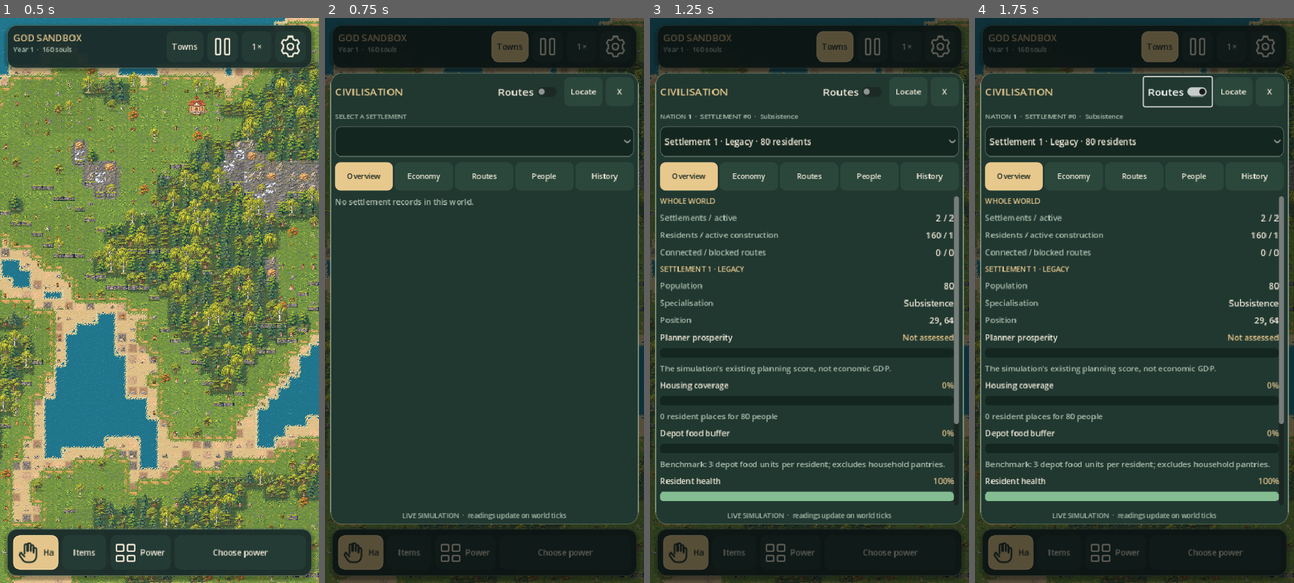
Above: before the commit, frames 1-4 (left to right).
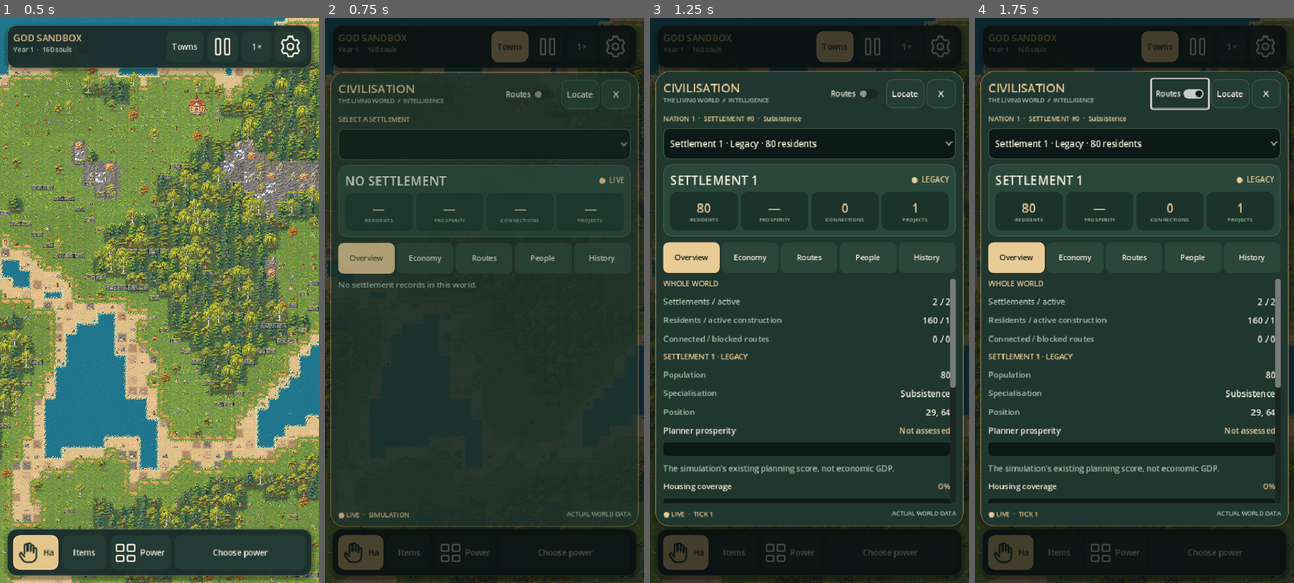
Above: after the commit, the same moments.

Repository: sebbbbrrrr/God-sandbox
Game: Godot game, scene res://scenes/world.tscn
Two runs of this game, one before a commit and one after it. Both use one fixed random seed, a clock stepped at 60 frames per second and the inputs below.
Inputs:
- Up to frame 1 (0.5 s): no input
- Up to frame 2 (0.75 s): click "Towns" at 0.5 s
- Up to frame 3 (1.25 s): no input
- Up to frame 4 (1.75 s): click "Routes" at 1.25 s

Frame 1 is identical in both runs. In frame 2, 6.7% of the frame differs, in the area x 1-99%, y 9-91%; in frame 3, 16%; in frame 4, 16%, in the area x 0-100%, y 9-91%.

Commit message:
feat(ui): rebuild observatory shell with editorial hero, adaptive layout and polished panel transitions

Diff:
--- a/scripts/ui/civilisation_dashboard.gd
+++ b/scripts/ui/civilisation_dashboard.gd
@@ -6,12 +6,13 @@
 signal route_visibility_changed(enabled: bool)
 
 const Insights = preload("res://scripts/ui/civilisation_insights.gd")
-const DARK := Color("#142620")
-const SURFACE := Color("#213831")
-const RAISED := Color("#2b473c")
-const GOLD := Color("#e7c88d")
-const IVORY := Color("#f5eddc")
-const MUTED := Color("#adbfaf")
+const Motion = preload("res://scripts/ui/premium_motion.gd")
+const DARK := Color("#0d1916")
+const SURFACE := Color("#162a24")
+const RAISED := Color("#2b463a")
+const GOLD := Color("#e9cb95")
+const IVORY := Color("#f8f1e3")
+const MUTED := Color("#aac0ad")
 const GOOD := Color("#83bd91")
 const WARNING := Color("#d7ae72")
 const DANGER := Color("#df8e81")
@@ -33,6 +34,15 @@
 var scroller: ScrollContainer
 var content: VBoxContainer
 var heading: Label
+var hero: PanelContainer
+var hero_name: Label
+var hero_status: Label
+var hero_values: Array[Label] = []
+var live_caption: Label
+var current_group: VBoxContainer
+var reduced_motion := false
+var panel_tween: Tween
+var animate_content := false
 
 func setup(source: RefCounted) -> void:
     world = source
@@ -50,10 +60,12 @@
     var box := StyleBoxFlat.new()
     box.bg_color = color
     box.set_corner_radius_all(radius)
-    box.set_content_margin_all(7)
+    box.set_content_margin_all(10)
+    box.anti_aliasing = true
+    box.anti_aliasing_size = 0.7
     if border:
         box.set_border_width_all(1)
-        box.border_color = Color("#829682", 0.48)
+        box.border_color = Color("#829682", 0.35)
     return box
 
 
@@ -74,10 +86,11 @@
     node.add_theme_color_override("font_color", IVORY)
     node.add_theme_color_override("font_hover_color", IVORY)
     node.add_theme_font_size_override("font_size", 12)
-    node.add_theme_stylebox_override("normal", _style(RAISED, 9))
-    node.add_theme_stylebox_override("hover", _style(Color("#3e5e4c"), 9))
-    node.add_theme_stylebox_override("pressed", _style(Color("#58715b"), 9))
-    node.add_theme_stylebox_override("focus", StyleBoxEmpty.new())
+    node.add_theme_stylebox_override("normal", Motion.action())
+    node.add_theme_stylebox_override("hover", Motion.action(false, true))
+    node.add_theme_stylebox_override("pressed", Motion.action(true))
+    node.add_theme_stylebox_override("focus", _style(Color("#426b53", 0.28), 11, true))
+    Motion.attach(node, func() -> bool: return not reduced_motion)
     return node
 
 
@@ -87,7 +100,7 @@
     root.mouse_filter = Control.MOUSE_FILTER_IGNORE
     add_child(root)
     shade = ColorRect.new()
-    shade.color = Color(0.015, 0.03, 0.028, 0.63)
+    shade.color = Color(0.015, 0.03, 0.028, 0.72)
     shade.mouse_filter = Control.MOUSE_FILTER_STOP
     shade.visible = false
     root.add_child(shade)
@@ -97,7 +110,7 @@
     )
     sheet = PanelContainer.new()
     sheet.name = "CivilisationSheet"
-    sheet.add_theme_stylebox_override("panel", _style(SURFACE, 17, true))
+    sheet.add_theme_stylebox_override("panel", Motion.surface(true, 20, true))
     sheet.mouse_filter = Control.MOUSE_FILTER_STOP
     sheet.visible = false
     root.add_child(sheet)
@@ -108,14 +121,20 @@
     var headline := HBoxContainer.new()
     headline.add_theme_constant_override("separation", 4)
     layout.add_child(headline)
-    var title := _label("CIVILISATION", 16, GOLD)
-    title.size_flags_horizontal = Control.SIZE_EXPAND_FILL
-    headline.add_child(title)
+    var brand := VBoxContainer.new()
+    brand.size_flags_horizontal = Control.SIZE_EXPAND_FILL
+    brand.add_theme_constant_override("separation", -1)
+    headline.add_child(brand)
+    brand.add_child(_label("CIVILISATION", 18, GOLD))
+    brand.add_child(_label("THE LIVING WORLD  /  INTELLIGENCE", 9, MUTED))
     map_button = CheckButton.new()
     map_button.text = "Routes"
     map_button.tooltip_text = "Draw real road connections and settlement markers on the world"
     map_button.custom_minimum_size = Vector2(78, 44)
     map_button.add_theme_color_override("font_color", IVORY)
+    map_button.add_theme_color_override("font_pressed_color", GOLD)
+    map_button.add_theme_font_size_override("font_size", 11)
+    Motion.attach(map_button, func() -> bool: return not reduced_motion)
     headline.add_child(map_button)
     map_button.toggled.connect(_on_map_toggled)
     var focus := _button("Locate", 58)
@@ -125,7 +144,7 @@
     dismiss.pressed.connect(close)
     headline.add_child(dismiss)
 
-    heading = _label("SELECT A SETTLEMENT", 10, MUTED)
+    heading = _label("SELECT A SETTLEMENT", 10, GOLD)
     layout.add_child(heading)
     picker = OptionButton.new()
     picker.custom_minimum_size.y = 46
@@ -135,8 +154,45 @@
     picker.add_theme_color_override("font_color", IVORY)
     picker.add_theme_color_override("font_hover_color", IVORY)
     picker.add_theme_font_size_override("font_size", 13)
+    Motion.attach(picker, func() -> bool: return not reduced_motion)
     picker.item_selected.connect(_on_picker)
     layout.add_child(picker)
+
+    hero = PanelContainer.new()
+    hero.name = "SettlementHero"
+    hero.add_theme_stylebox_override("panel", _style(Color("#29483b"), 14, true))
+    layout.add_child(hero)
+    var hero_col := VBoxContainer.new()
+    hero_col.add_theme_constant_override("separation", 5)
+    hero.add_child(hero_col)
+    var hero_row := HBoxContainer.new()
+    hero_col.add_child(hero_row)
+    hero_name = _label("SETTLEMENT", 19, IVORY)
+    hero_name.clip_text = true
+    hero_row.add_child(hero_name)
+    hero_status = _label("●  LIVE", 11, GOLD)
+    hero_status.horizontal_alignment = HORIZONTAL_ALIGNMENT_RIGHT
+    hero_row.add_child(hero_status)
+    var hero_grid := GridContainer.new()
+    hero_grid.columns = 4
+    hero_grid.add_theme_constant_override("h_separation", 5)
+    hero_grid.add_theme_constant_override("v_separation", 5)
+    hero_col.add_child(hero_grid)
+    for caption in ["RESIDENTS", "PROSPERITY", "CONNECTIONS", "PROJECTS"]:
+        var metric := PanelContainer.new()
+        metric.size_flags_horizontal = Control.SIZE_EXPAND_FILL
+        metric.add_theme_stylebox_override("panel", _style(Color("#1b332b"), 9, false))
+        hero_grid.add_child(metric)
+        var stack := VBoxContainer.new()
+        stack.add_theme_constant_override("separation", -2)
+        metric.add_child(stack)
+        var number := _label("—", 19, GOLD)
+        number.horizontal_alignment = HORIZONTAL_ALIGNMENT_CENTER
+        stack.add_child(number)
+        var subtitle := _label(caption, 8, MUTED)
+        subtitle.horizontal_alignment = HORIZONTAL_ALIGNMENT_CENTER
+        stack.add_child(subtitle)
+        hero_values.append(number)
 
     var tabs := HBoxContainer.new()
     tabs.add_theme_constant_override("separation", 3)
@@ -145,7 +201,7 @@
         var index := tab_buttons.size()
         var button := _button(name, 0)
         button.size_flags_horizontal = Control.SIZE_EXPAND_FILL
-        button.custom_minimum_size.y = 43
+        button.custom_minimum_size.y = 47
         button.add_theme_font_size_override("font_size", 11)
         button.pressed.connect(func() -> void: _switch_tab(index))
         tabs.add_child(button)
@@ -159,12 +215,17 @@
     layout.add_child(scroller)
     content = VBoxContainer.new()
     content.size_flags_horizontal = Control.SIZE_EXPAND_FILL
-    content.add_theme_constant_override("separation", 8)
+    content.add_theme_constant_override("separation", 10)
     scroller.add_child(content)
 
-    var caption := _label("LIVE SIMULATION  ·  readings update on world ticks", 10, MUTED)
-    caption.horizontal_alignment = HORIZONTAL_ALIGNMENT_CENTER
-    layout.add_child(caption)
+    var footer := HBoxContainer.new()
+    footer.add_theme_constant_override("separation", 6)
+    layout.add_child(footer)
+    live_caption = _label("● LIVE  ·  SIMULATION", 10, GOLD)
+    footer.add_child(live_caption)
+    var source := _label("ACTUAL WORLD DATA", 9, MUTED)
+    source.horizontal_alignment = HORIZONTAL_ALIGNMENT_RIGHT
+    footer.add_child(source)
 
 
 func _layout() -> void:
@@ -176,12 +237,16 @@
     shade.size = size
     var landscape := size.x > size.y * 1.18
     if landscape:
-        var width := minf(490.0, maxf(320.0, size.x * 0.54))
+        var width := minf(540.0, maxf(320.0, size.x * 0.59))
         sheet.position = Vector2(size.x - width - 8, 8)
         sheet.size = Vector2(width, size.y - 16)
     else:
-        sheet.position = Vector2(8, minf(82.0, size.y * 0.12))
-        sheet.size = Vector2(size.x - 16, size.y - sheet.position.y - 88)
+        sheet.position = Vector2(8, minf(80.0, size.y * 0.105))
+        sheet.size = Vector2(size.x - 16, size.y - sheet.position.y - 85)
+    if hero != null:
+        hero.visible = size.y >= 620.0
+    if scroller != null:
+        scroller.scroll_deadzone = 18
 
 
 func _process(delta: float) -> void:
@@ -204,6 +269,7 @@
         var rows: Array = snapshot.get("settlements", [])
         selected_id = int(rows[0]["id"]) if not rows.is_empty() else -1
     _update_picker()
+    _update_hero()
     if is_open:
         _render()
     route_visibility_changed.emit(show_routes)
@@ -223,25 +289,74 @@
         picker.select(count)
 
 
+func _update_hero() -> void:
+    if hero == null:
+        return
+    var row := _selected()
+    if row.is_empty():
+        hero_name.text = "NO SETTLEMENT"
+        return
+    hero_name.text = str(row["name"]).to_upper()
+    hero_status.text = "●  " + str(row["status"]).to_upper()
+    hero_status.add_theme_color_override("font_color",
+        DANGER if str(row["status"]) in ["struggling", "abandoned", "failed"] else GOLD)
+    var values := [str(row["population"]),
+        str(row["prosperity"]) if row["prosperity_assessed"] else "—",
+        str(row["active_links"]), str(row["projects"].size())]
+    for i in range(mini(values.size(), hero_values.size())):
+        hero_values[i].text = values[i]
+    if live_caption != null:
+        live_caption.text = "● LIVE  ·  TICK %d" % int(snapshot.get("tick", 0))
+
+
 func _on_picker(index: int) -> void:
     selected_id = picker.get_item_id(index)
+    _update_hero()
+    animate_content = true
     _render(false)
 
 
 func open_for(id: int = -1) -> void:
     if id >= 0:
         selected_id = id
+    if panel_tween != null and panel_tween.is_running():
+        panel_tween.kill()
     is_open = true
     shade.visible = true
     sheet.visible = true
     _layout()
     refresh(true)
+    if reduced_motion:
+        sheet.modulate.a = 1.0
+        shade.modulate.a = 1.0
+        sheet.scale = Vector2.ONE
+        return
+    var target := sheet.position
+    shade.modulate.a = 0.0
+    sheet.modulate.a = 0.0
+    sheet.position = target + Vector2(0, 30)
+    panel_tween = create_tween().set_parallel(true)
+    panel_tween.tween_property(shade, "modulate:a", 1.0, 0.19)
+    panel_tween.tween_property(sheet, "modulate:a", 1.0, 0.26)
+    panel_tween.tween_property(sheet, "position", target, 0.33).set_trans(Tween.TRANS_QUART).set_ease(Tween.EASE_OUT)
 
 
 func close() -> void:
     is_open = false
-    shade.visible = false
-    sheet.visible = false
+    if panel_tween != null and panel_tween.is_running():
+        panel_tween.kill()
+    if reduced_motion:
+        shade.visible = false
+        sheet.visible = false
+        return
+    panel_tween = create_tween().set_parallel(true)
+    panel_tween.tween_property(shade, "modulate:a", 0.0, 0.16)
+    panel_tween.tween_property(sheet, "modulate:a", 0.0, 0.17)
+    panel_tween.chain().tween_callback(func() -> void:
+        if not is_open:
+            shade.visible = false
+            sheet.visible = false
+    )
 
 
 func toggle() -> void:
@@ -275,7 +390,10 @@
 
 
 func _switch_tab(tab: int) -> void:
+    if tab == current_tab:
+        return
     current_tab = tab
+    animate_content = true
     _render(false)
     scroller.scroll_vertical = 0
 
